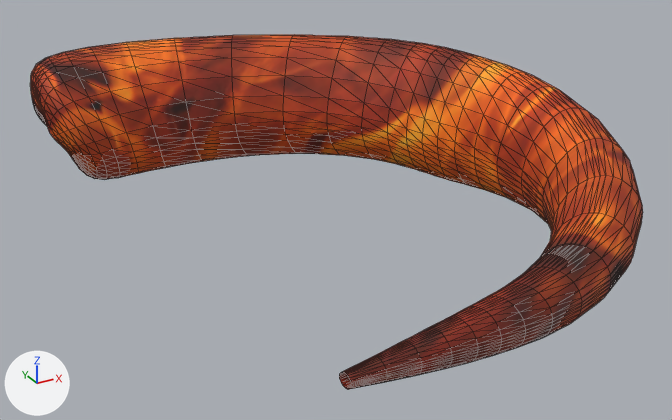
The OBJ model trunk/Content/media/point.obj as it was, and as the next commit left it.
Both versions are drawn from a 50 mm camera at (-7.21, -15.47, 27.18) aimed at (1.51, 0.39, 19.25). Lighting does not change. The marker at lower left points along +X, +Y and +Z. Mesh edges are drawn as thin lines. Where no turn or scale is listed for an object, it has been applied to the vertices.

Objects in the first picture: 'Mesh_SurfTorus_SurfTorus_M'.
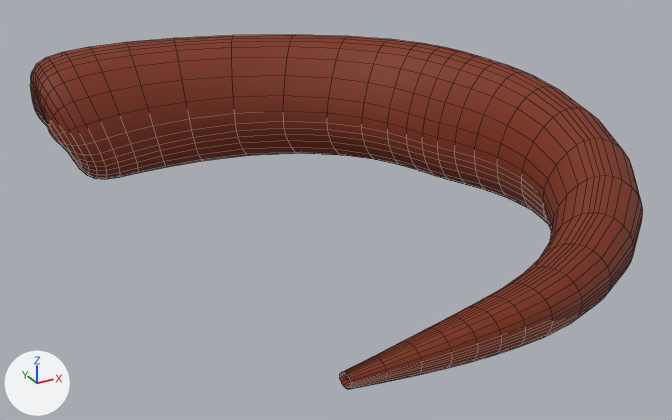
The newer file is also rescaled (x0.143), turned or shifted as a whole; pictures and numbers use the older file's frame.

Diff of the bpy script that builds the scene:
```diff
--- a/trunk/Content/media/point.obj.py
+++ b/trunk/Content/media/point.obj.py
@@ me_mesh_surftorus_surftorus_m @@
 # used by ob_mesh_surftorus_surftorus_m; location = (0.0, 0.0, 0.0)
-me_mesh_surftorus_surftorus_m.from_pydata(...)  # 1152 vertices, 2240 faces; spans x -3.33..7.18, y -6.83..8.16, z 18.68..21.83
+me_mesh_surftorus_surftorus_m.from_pydata(...)  # 1152 vertices, 1120 faces; spans x -3.33..7.18, y -6.83..8.16, z 18.68..21.83
+# me_mesh_surftorus_surftorus_m part 1: the surface is now shaded smooth
 me_mesh_surftorus_surftorus_m.materials.append(mat_material_flames_jpg_flames_jpg)
```

Boxes (x1, y1, x2, y2) around the edits, measured in the pictures (672 x 420 px):
'Mesh_SurfTorus_SurfTorus_M', reshaped: (30, 35, 643, 389) in both
